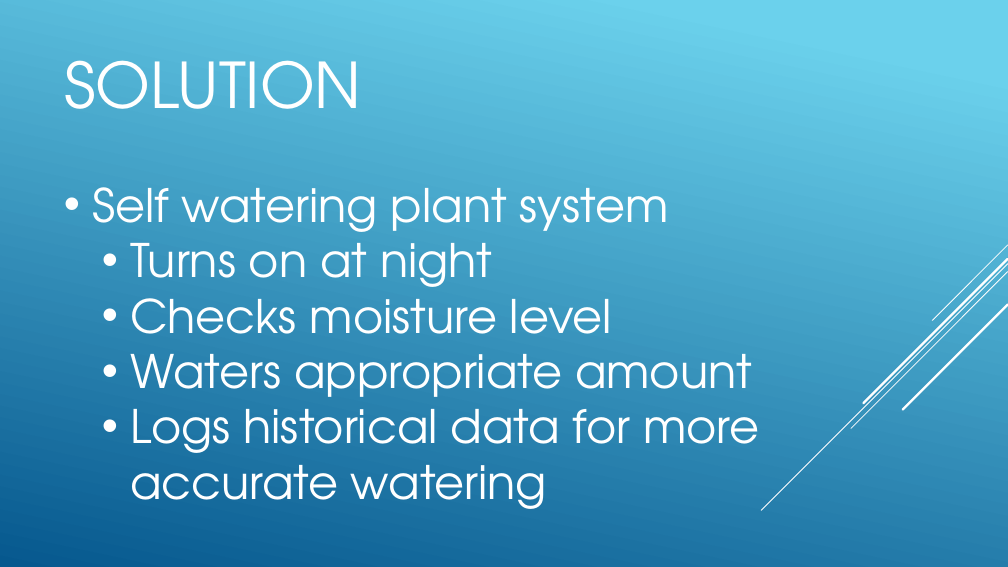
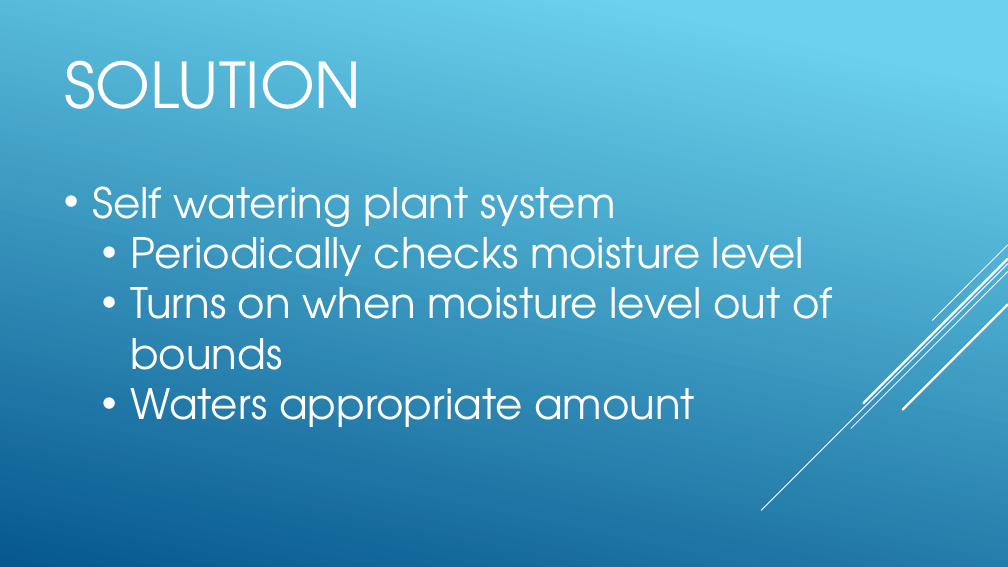
Before and after one commit to jp32/ece411-pdx, a slide deck: slide 4 of documents/presentation.pptx (slide 3 before the commit). Drawn at 1008x567 pixels with LibreOffice and Linux fonts; fonts in the diff are those of the drawing. Boxes give left, top, right and bottom in pixels: in the first picture for what was removed or moved away, otherwise in the second. Text is boxed around its words. In the diff, an @@ line names an element or a change of style, - is before the commit and + after.

```diff
--- a/documents/presentation.pptx
+++ b/documents/presentation.pptx
@@ text at [92, 186, 695, 427]: size 44 to 40 pt in "Self watering plant system", "Waters appropriate amount" @@
@@ text at [130, 225, 833, 370]: text changed; size 44 to 40 pt @@
-  • Turns on at night
-  • Checks moisture level
+  • Periodically checks moisture level
+  • Turns on when moisture level out of bounds
@@ text at [130, 395, 759, 509]: paragraph removed @@
-  • Logs historical data for more accurate watering
```
Also in this commit, not shown: 6 other slides changed, 2 other files.
